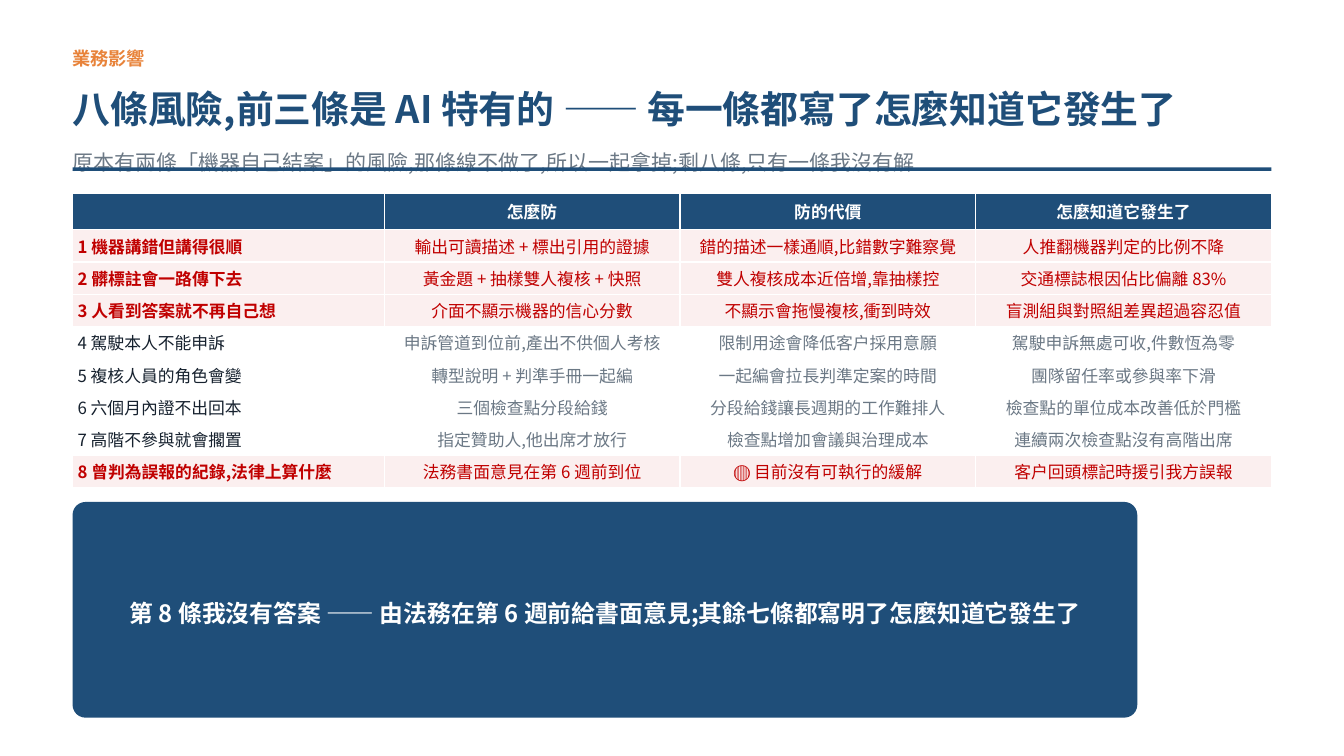
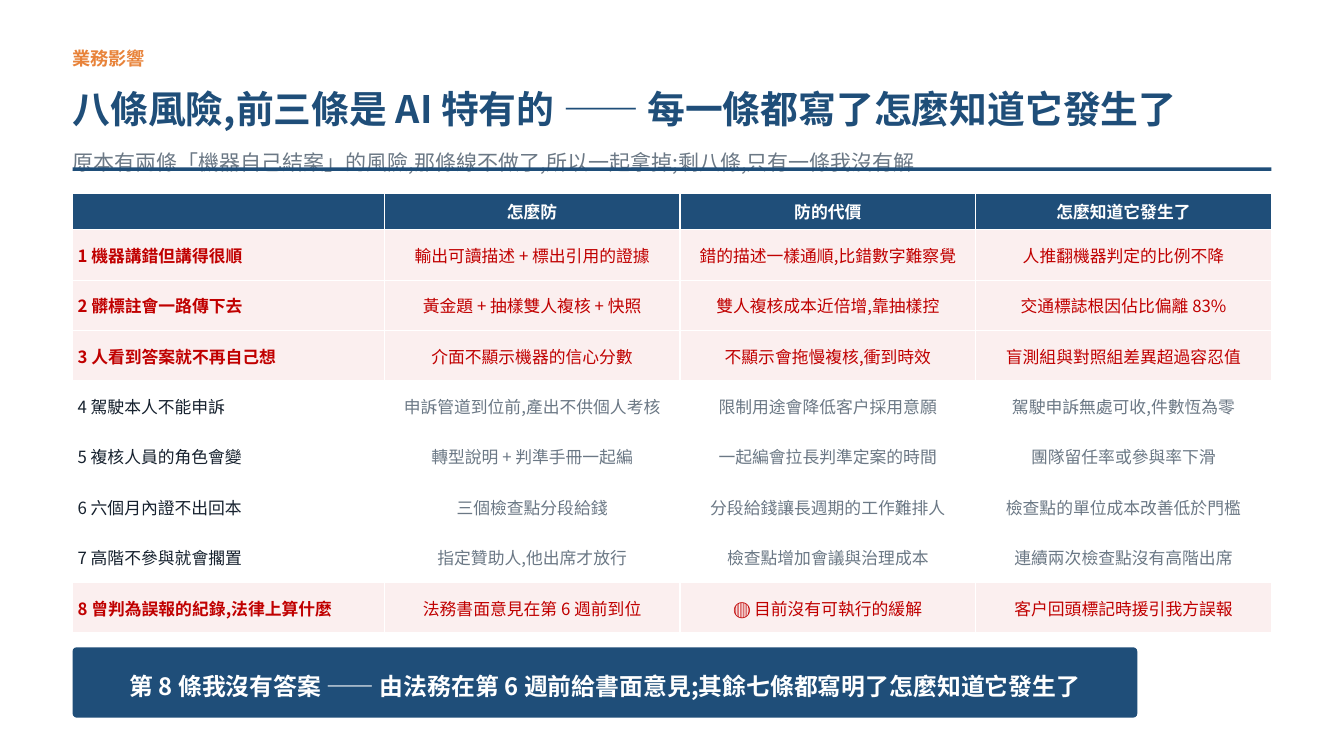
Before and after one commit to pokai-huang0828/UTS_workspace, a slide deck: slide 7 of Artificial Intelligence for Enterprises/Assessment3/Huang_26254793_421104_Assessment 3.pptx. Drawn at 1344x756 pixels with LibreOffice and Linux fonts; fonts in the diff are those of the drawing. Boxes give left, top, right and bottom in pixels: in the first picture for what was removed or moved away, otherwise in the second. Text is boxed around its words. In the diff, an @@ line names an element or a change of style, - is before the commit and + after.

```diff
--- a/Artificial Intelligence for Enterprises/Assessment3/Huang_26254793_421104_Assessment 3.pptx
+++ b/Artificial Intelligence for Enterprises/Assessment3/Huang_26254793_421104_Assessment 3.pptx
@@ table: place and size @@
-table at (73,194,1270,488)
+table at (73,194,1270,633)
@@ rounded rectangle: place and size @@
-rounded rectangle at (73,502,1137,718)
+rounded rectangle at (73,647,1137,718)
@@ text "第 8 條我沒有答案 —— 由法務在第 ...": place and size @@
-text "第 8 條我沒有答案 —— 由法務在第 ..." at (129,601,1080,627)
+text "第 8 條我沒有答案 —— 由法務在第 ..." at (129,674,1080,700)
```
Also in this commit, not shown: 2 other slides changed, 5 other files.
